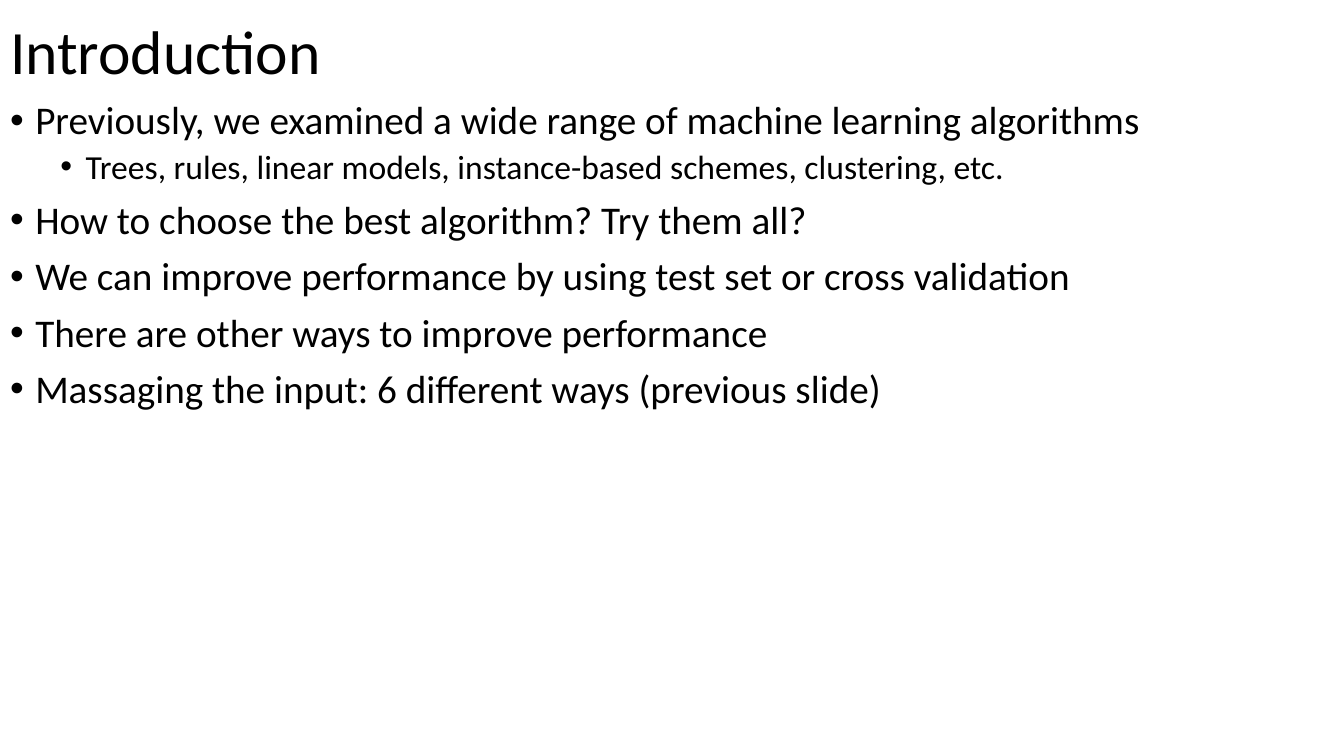
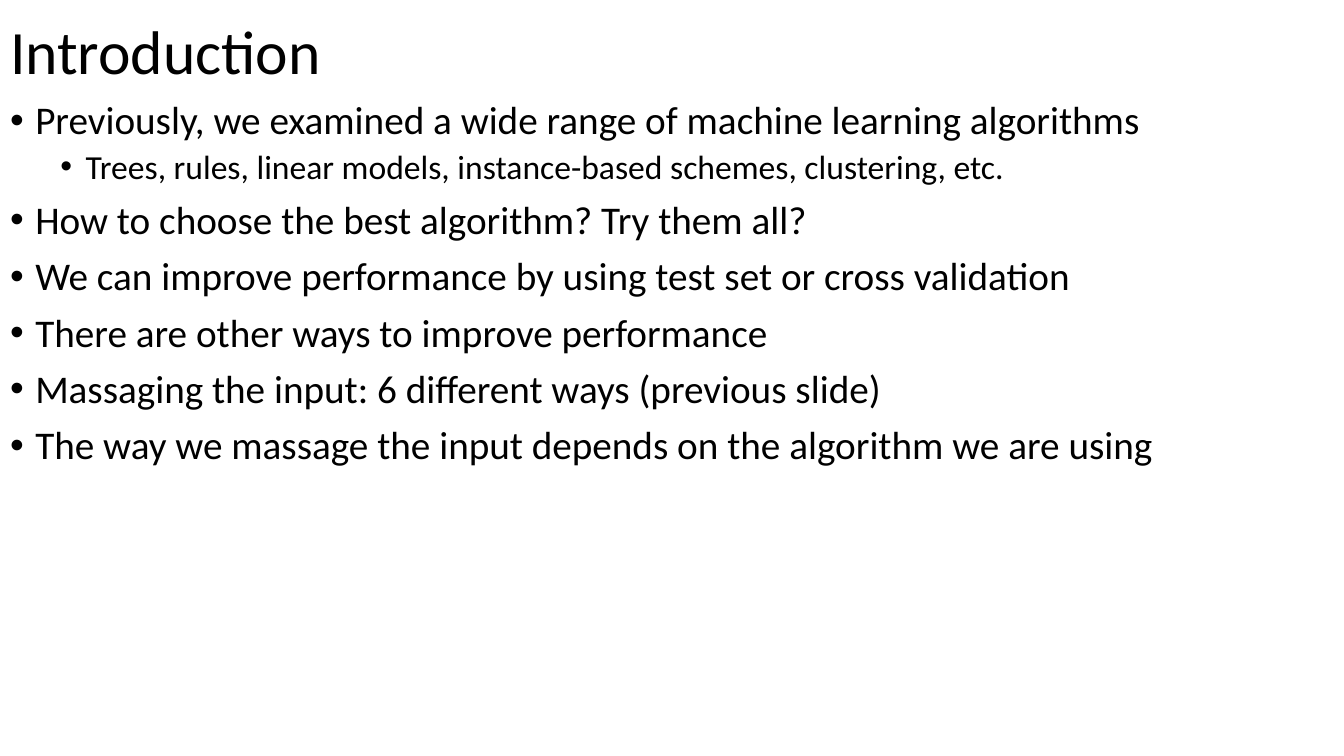
Before and after one commit to russellu/cs405, a slide deck: slide 3 of Lecture_14.pptx. Drawn at 1344x756 pixels with LibreOffice and Linux fonts; fonts in the diff are those of the drawing. Boxes give left, top, right and bottom in pixels: in the first picture for what was removed or moved away, otherwise in the second. Text is boxed around its words. In the diff, an @@ line names an element or a change of style, - is before the commit and + after.

```diff
--- a/Lecture_14.pptx
+++ b/Lecture_14.pptx
@@ text at [35,431,1153,466]: paragraph added @@
+• The way we massage the input depends on the algorithm we are using
```
Also in this commit, not shown: 13 other slides changed, 2 slides added, 1 slide removed, 2 other files.
